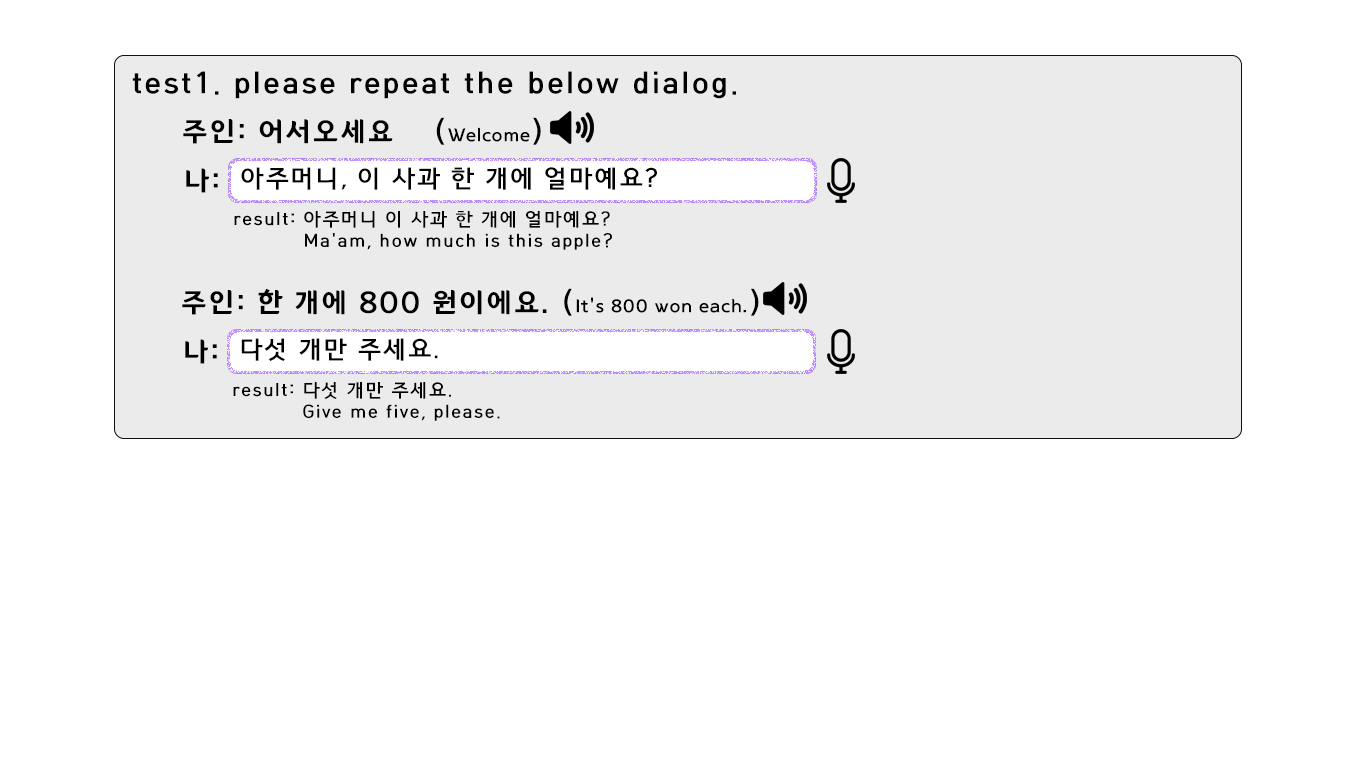
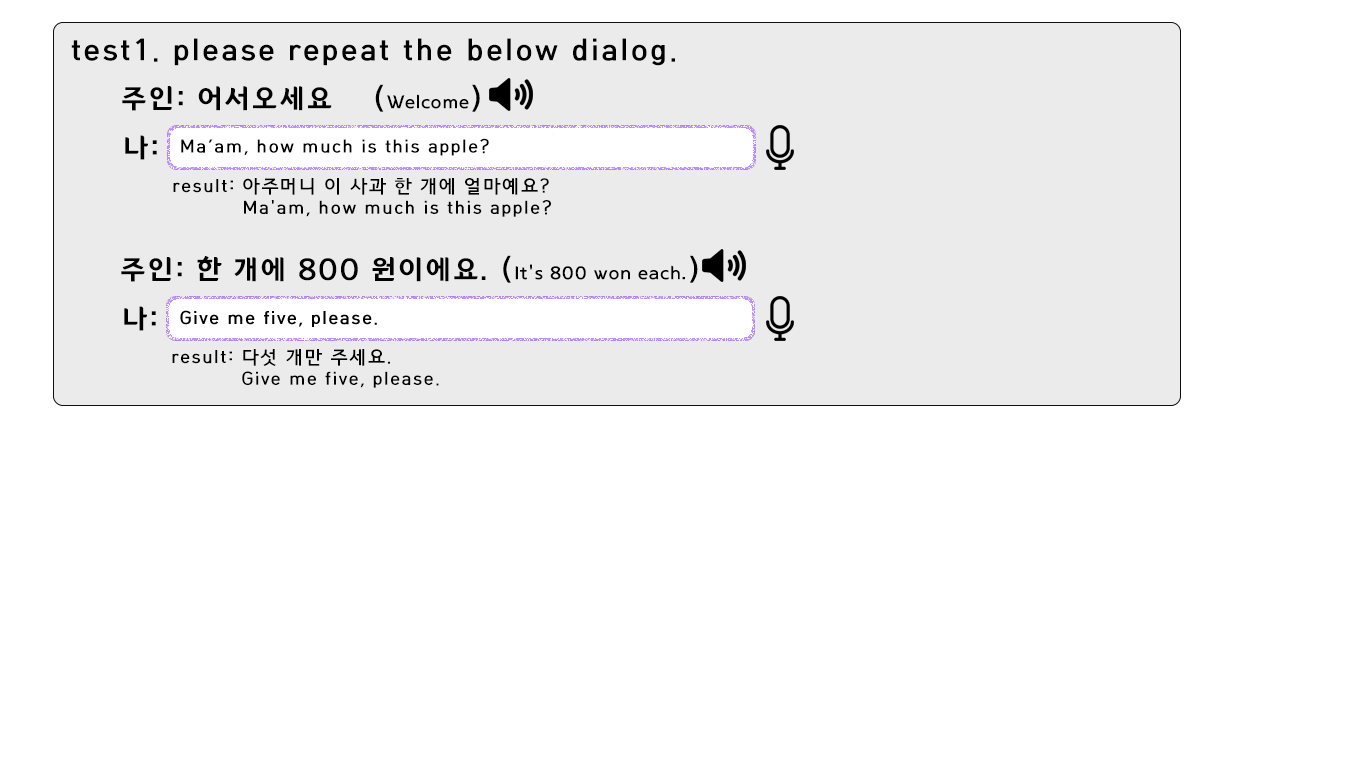
Before/after of a 1366×768 layered artwork. What changed in the layer stack:
painted on "Give me five, please." over (x1=180, y1=310, x2=500, y2=421)
removed layer "result: 다섯 개만 주세요." from group "Artboard 1" over (x1=233, y1=382, x2=451, y2=399)
removed layer "다섯 개만 주세요." from group "Artboard 1" over (x1=241, y1=338, x2=438, y2=361)
removed layer "Rounded Rectangle 2 copy" from group "Artboard 1" over (x1=227, y1=329, x2=816, y2=374)
removed layer "나: copy" from group "Artboard 1" over (x1=185, y1=339, x2=217, y2=364)
removed layer "주인: 한 개에 800 원이에요. (It's 800 won each.)" from group "Artboard 1" over (x1=182, y1=288, x2=759, y2=316)
removed layer "Ma'am, how much is this apple?" from group "Artboard 1" over (x1=305, y1=233, x2=612, y2=250)
removed layer "result: 아주머니 이 사과 한 개에 얼마예요?" from group "Artboard 1" over (x1=234, y1=211, x2=610, y2=228)
removed layer "test1. please repeat the below dialog." from group "Artboard 1" over (x1=132, y1=71, x2=736, y2=99)
removed layer "아주머니, 이 사과 한 개에 얼마예요?" from group "Artboard 1" over (x1=241, y1=167, x2=657, y2=190)
removed layer "Rounded Rectangle 2" from group "Artboard 1" over (x1=228, y1=158, x2=817, y2=203)
removed layer "나:" from group "Artboard 1" over (x1=186, y1=168, x2=218, y2=193)
renamed "주인: 어서오세요 (Welcome)" to "Ma’am, how much is this apple?", painted on it over (x1=181, y1=117, x2=541, y2=156)
removed layer "Rounded Rectangle 1" from group "Artboard 1" over (x1=114, y1=55, x2=1242, y2=439)
renamed "Layer 2 copy" to "d2g", moved it below "Ma’am, how much is this apple?", painted on it over (x1=53, y1=22, x2=1242, y2=439)
removed layer "Layer 2" from group "Artboard 1" over (x1=550, y1=111, x2=594, y2=144)
removed layer "Layer 1 copy" from group "Artboard 1" over (x1=827, y1=329, x2=855, y2=374)
removed layer "Layer 1" from group "Artboard 1" over (x1=827, y1=158, x2=855, y2=203)
